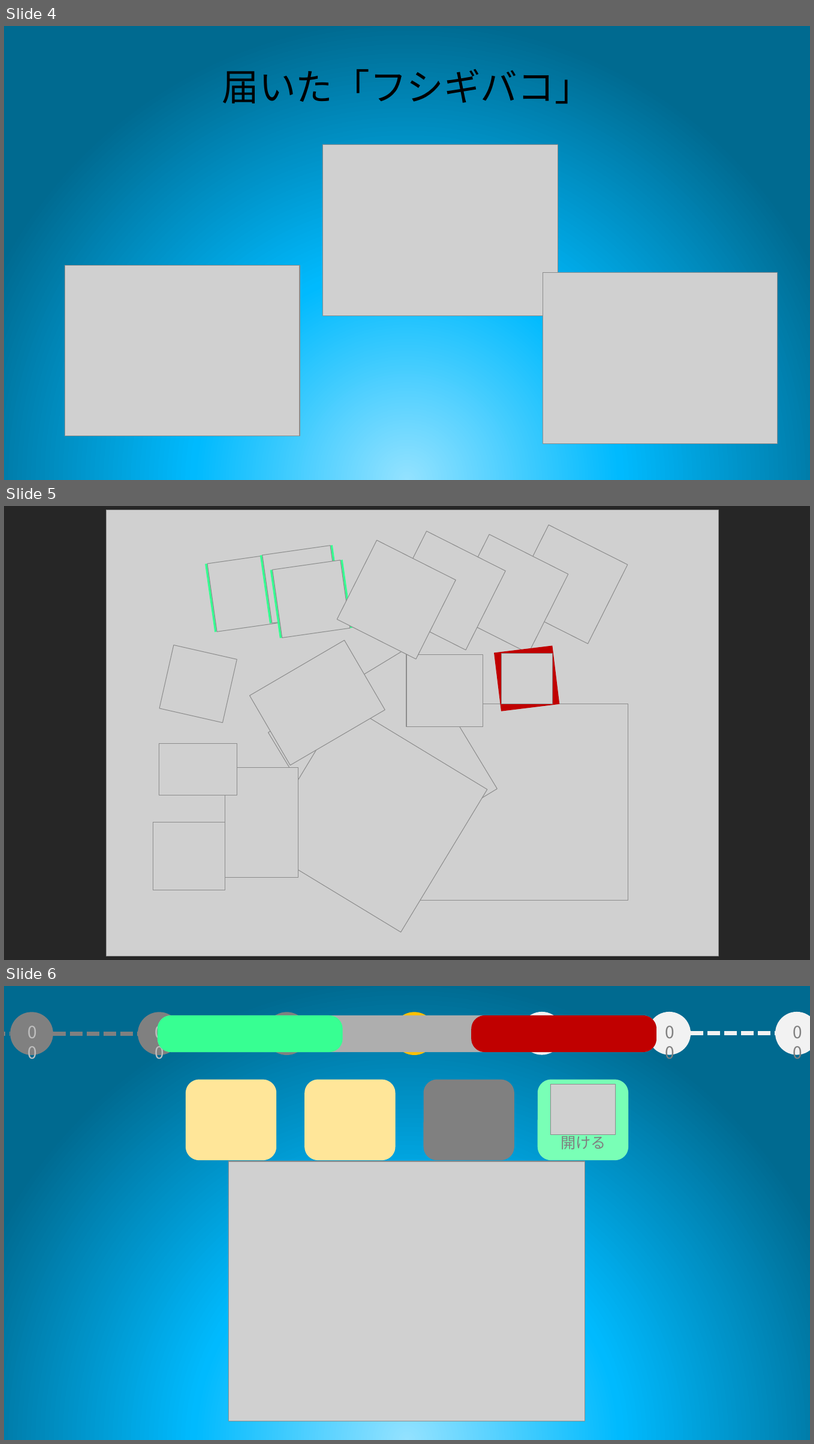
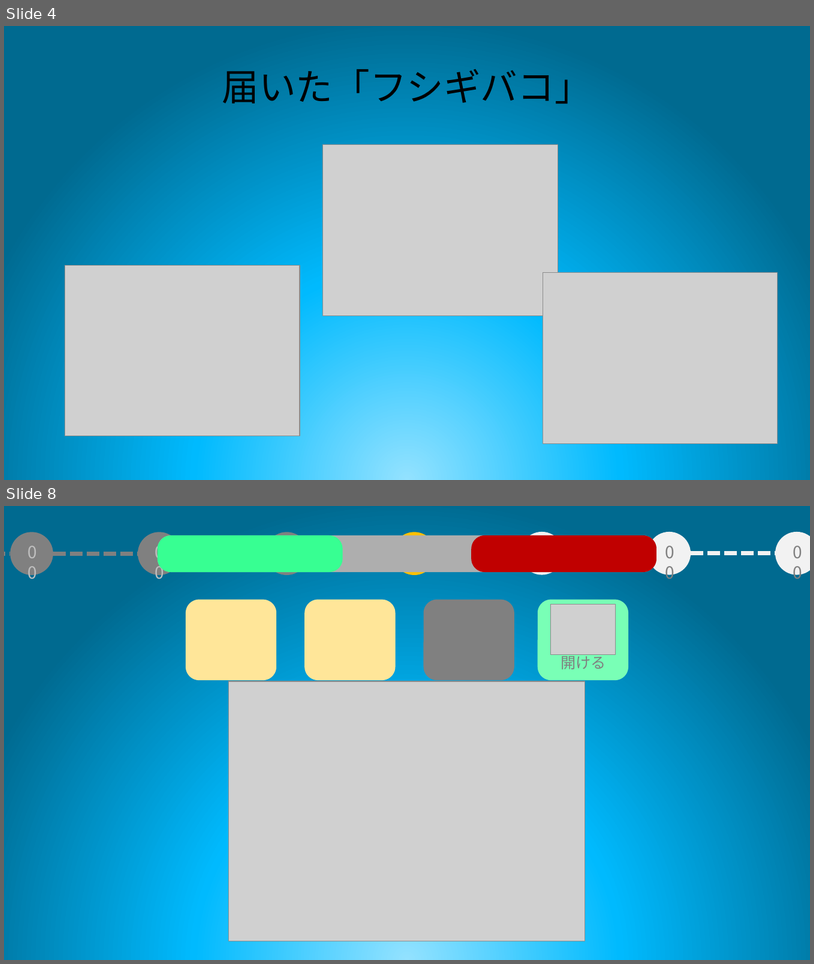
Before and after one commit to player00013/Obsidian_-, a slide deck: 共同開発/00_共同開発テンプレ/07_ライブラリ/外部資料/ハコノナカ.pptx. Shown one above the other, each under a label of ours: slides 4, 5 and 6 before the commit, slides 4 and 8 after it; the slides between them are not shown. The pictures are 814x1444 and 814x964 pixels, drawn with LibreOffice and Linux fonts; fonts in the diff are those of the drawing; grey boxes stand for pictures. Boxes give left, top, right and bottom in pixels: in the first picture for what was removed or moved away, otherwise in the second. Text is boxed around its words. In the diff, an @@ line names an element or a change of style, - is before the commit and + after.

```diff
--- a/共同開発/00_共同開発テンプレ/07_ライブラリ/外部資料/ハコノナカ.pptx
+++ b/共同開発/00_共同開発テンプレ/07_ライブラリ/外部資料/ハコノナカ.pptx
@@ slide 5 removed at (4,506,810,960), background #262626 @@
@@ picture removed at (106,510,719,956) @@
@@ picture removed at (338,540,456,658) @@
@@ picture removed at (387,531,506,649) @@
@@ picture removed at (450,534,569,653) @@
@@ picture removed at (509,525,628,643) @@
@@ rectangle removed at (205,554,287,633) @@
@@ picture removed at (207,554,285,632) @@
@@ rectangle removed at (260,546,342,624) @@
@@ picture removed at (263,546,341,624) @@
@@ rectangle removed at (270,560,353,639) @@
@@ picture removed at (272,560,350,638) @@
@@ picture removed at (159,645,237,722) @@
@@ rectangle removed at (163,648,233,718) @@
@@ picture removed at (250,640,385,765) @@
@@ picture removed at (269,646,498,876) @@
@@ rectangle removed at (494,645,560,711) @@
@@ picture removed at (407,654,484,726) @@
@@ picture removed at (502,653,552,704) @@
@@ picture removed at (258,703,488,932) @@
@@ picture removed at (367,704,629,900) @@
@@ picture removed at (159,743,237,795) @@
@@ picture removed at (225,768,298,877) @@
@@ picture removed at (153,822,225,890) @@
@@ what was slide 6 is now slide 8 @@
```
Also in this commit, not shown: 1 slide changed, 1 slide added, 1 other file.
